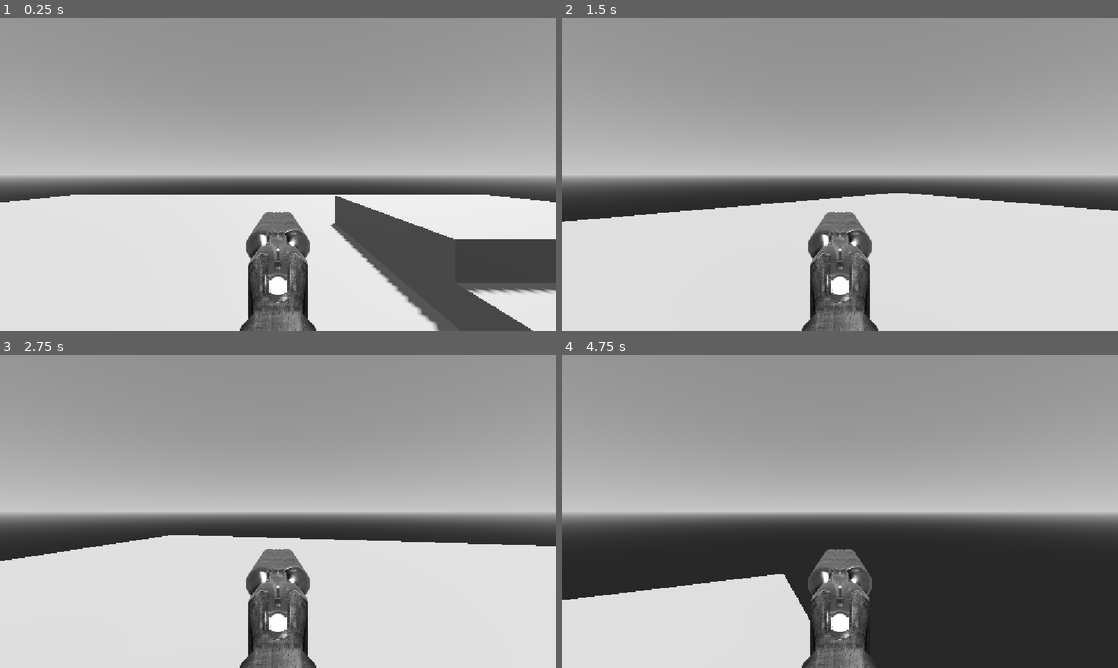
Above: before the commit, frames 1-4 (two rows, left to right).
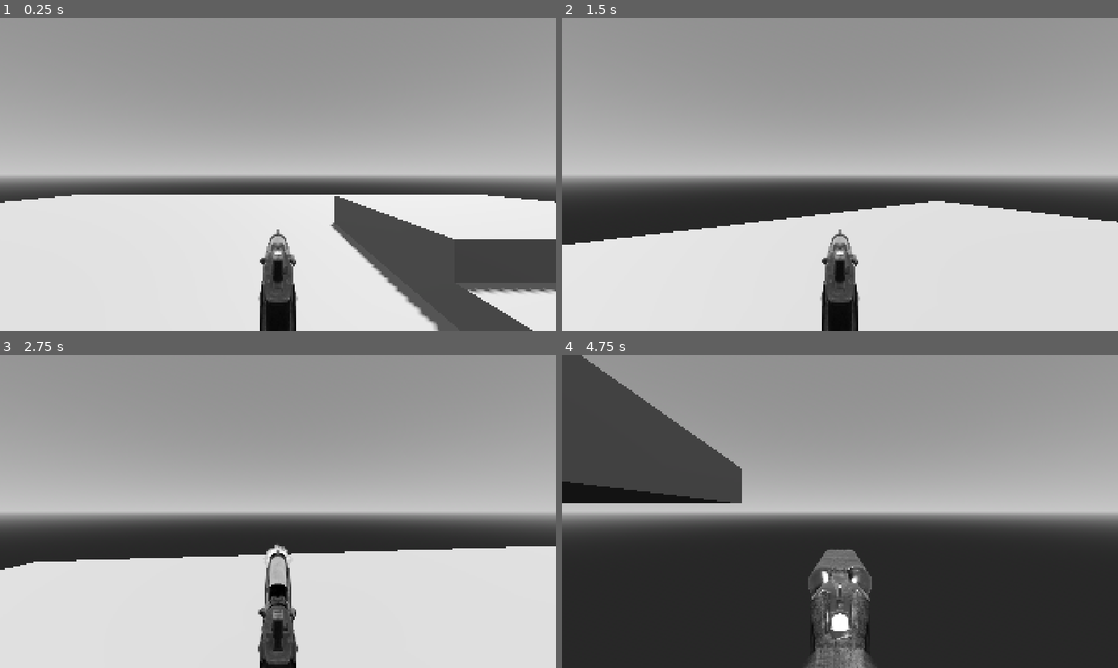
Above: after the commit, the same moments.

Repository: spheroidon/achromatic
Game: Godot game, scene res://scenes/dev_level.tscn
Two runs of this game, one before a commit and one after it. Both use one fixed random seed, a clock stepped at 60 frames per second and the inputs below.
Inputs (mouse positions are in pixels of both pictures, inside the frame that each line leads up to):
- Up to frame 1 (0.25 s): no input
- Up to frame 2 (1.5 s): tap Enter at 0.5 s; move the mouse to (962, 158) at 0.52 s; press the mouse at (962, 158) at 0.53 s; hold D (move_right) 0.53-1.28 s; tap Mouse wheel up (next_gun, bound only after the commit) at 0.8, 1.35 s; move the mouse to (812, 174) at 1.27 s; release the mouse at (812, 174) at 1.28 s; hold W (move_forwards) from 1.28 s (still down)
- Up to frame 3 (2.75 s): keep holding W (move_forwards); tap Mouse wheel down (previous_gun, bound only after the commit) at 1.55, 2.1 s; move the mouse to (289, 505) at 2.02 s; press the mouse at (289, 505) at 2.03 s
- Up to frame 4 (4.75 s): keep holding W (move_forwards); move the mouse to (834, 517) at 2.77 s; release the mouse at (834, 517) at 2.78 s; tap Shift (run) at 2.85 s; tap Mouse wheel up (next_gun, bound only after the commit) at 3.05, 4.35 s; move the mouse to (878, 514) at 3.52 s; press the mouse at (878, 514) at 3.53 s; tap Mouse wheel down (previous_gun, bound only after the commit) at 3.8 s; move the mouse to (795, 508) at 4.27 s; release the mouse at (795, 508) at 4.28 s; click (795, 508) at 4.55 s

The runs differ from the first frame. In frame 1, 3.7% of the frame differs, in the area x 0-100%, y 56-100%; in frame 2, 8.0%; in frame 3, 7.1%; in frame 4, 22%, in the area x 0-56%, y 0-100%.

Commit message:
Pistol + gun switching

Diff:
--- /dev/null
+++ b/assets/pistol/pistol.tres
@@ -0,0 +1,27 @@
+[gd_resource type="SpriteFrames" format=3 uid="uid://n8v37whadm7"]
+
+[ext_resource type="Texture2D" uid="uid://dd0noc0sfq266" path="res://assets/pistol/pistol_base.png" id="1_cc3qq"]
+[ext_resource type="Texture2D" uid="uid://cg83x0l26co51" path="res://assets/pistol/pistol_shoot_1.png" id="2_xyv2r"]
+[ext_resource type="Texture2D" uid="uid://cp8kysco85st8" path="res://assets/pistol/pistol_shoot_2.png" id="3_cffys"]
+
+[resource]
+animations = [{
+"frames": [{
+"duration": 1.0,
+"texture": ExtResource("1_cc3qq")
+}],
+"loop": 1,
+"name": &"default",
+"speed": 12.0
+}, {
+"frames": [{
+"duration": 1.0,
+"texture": ExtResource("2_xyv2r")
+}, {
+"duration": 0.5,
+"texture": ExtResource("3_cffys")
+}],
+"loop": 0,
+"name": &"shoot",
+"speed": 8.0
+}]
--- a/assets/shotgun/shotgun.tres
+++ b/assets/shotgun/shotgun.tres
@@ -19,37 +19,37 @@
 }],
 "loop": 1,
 "name": &"default",
-"speed": 5.0
+"speed": 12.0
 }, {
 "frames": [{
-"duration": 1.15,
+"duration": 1.4,
 "texture": ExtResource("2_hdh7l")
 }, {
-"duration": 1.2,
+"duration": 1.5,
 "texture": ExtResource("3_0mjtx")
 }, {
-"duration": 1.1,
+"duration": 1.4,
 "texture": ExtResource("4_vlad1")
 }, {
-"duration": 1.05,
+"duration": 1.1,
 "texture": ExtResource("5_oqag1")
 }, {
-"duration": 1.0,
+"duration": 1.05,
 "texture": ExtResource("6_6tj1n")
 }, {
 "duration": 0.95,
 "texture": ExtResource("7_ftmsj")
 }, {
-"duration": 0.9,
+"duration": 0.8,
 "texture": ExtResource("8_y2wor")
 }, {
-"duration": 1.0,
+"duration": 0.9,
 "texture": ExtResource("9_hb2oo")
 }, {
-"duration": 1.05,
+"duration": 0.35,
 "texture": ExtResource("10_8yc2o")
 }],
 "loop": 0,
 "name": &"shoot",
-"speed": 8.0
+"speed": 9.0
 }]
--- a/objects/character.gd
+++ b/objects/character.gd
@@ -4,10 +4,29 @@
 @export var sprint_speed: float = 14.0
 @export var max_health: float = 100
 
+const GUNS = [
+	{
+		"name": "Pistol",
+		"sprites": preload("res://assets/pistol/pistol.tres"),
+		"cooldown": 0.45
+	},
+	{
+		"name": "Shotgun",
+		"sprites": preload("res://assets/shotgun/shotgun.tres"),
+		"cooldown": 1.4
+	}
+]
+var gun_index = 0
+var current_shoot_cooldown: float = 0.0
+
 var sprinting: bool = false
 
 @onready var camera: Camera3D = $Camera
+@onready var gun_image: AnimatedTextureRect = $Guns/Control/GunImage
 @onready var stair_handler: CollisionShape3D = $StairHandler
+
+func _ready():
+	switch_gun()
 
 func _unhandled_input(event: InputEvent) -> void:
 	if event is InputEventMouseButton:
@@ -21,6 +40,15 @@
 			#camera.rotate_x(-event.relative.y * 0.008)
 
 func _physics_process(delta: float) -> void:
+	# Cooldowns
+	if current_shoot_cooldown > 0:
+		current_shoot_cooldown -= delta
+
+	# Animations
+	if not gun_image.is_playing() and gun_image.current_animation == "shoot":
+		gun_image.play("default")
+
+	# Movement
 	if not is_on_floor():
 		velocity += get_gravity() * delta
 
@@ -47,3 +75,25 @@
 	if abs(input_dir.length()) > 0.1:
 		var offset = input_dir.normalized() * 0.6
 		stair_handler.position = Vector3(offset.x,-0.5,offset.y)
+
+	# Gun Switching
+	if Input.is_action_just_pressed("next_gun"):
+		gun_index += 1
+		if gun_index >= GUNS.size():
+			gun_index = 0
+		switch_gun()
+	if Input.is_action_just_pressed("previous_gun"):
+		gun_index -= 1
+		if gun_index < 0:
+			gun_index = GUNS.size()-1
+		switch_gun()
+
+	# Shooting
+	if Input.is_action_pressed("shoot") and current_shoot_cooldown <= 0:
+		current_shoot_cooldown = GUNS[gun_index]["cooldown"]
+		gun_image.play("shoot")
+
+func switch_gun():
+	gun_image.sprites = GUNS[gun_index]["sprites"]
+	gun_image.stop()
+	gun_image.play("default")
--- a/objects/gun_image.gd
+++ b/objects/gun_image.gd
@@ -1,4 +1,4 @@
-extends TextureRect
+class_name AnimatedTextureRect extends TextureRect
 
 @export var sprites: SpriteFrames
 @export var current_animation: String = "default"
@@ -29,7 +29,7 @@
 		frame_delta = 0
 
 func play(animation_name: String = current_animation):
-	frame_index = 0
+	frame_index = -1
 	frame_delta = 0.0
 	current_animation = animation_name
 	_get_animation_data(current_animation)
@@ -45,16 +45,21 @@
 	frame_index = 0
 	playing = false
 
+func is_playing():
+	return playing
+
 func _get_next_frame():
 	frame_index += 1
 	var frame_count = sprites.get_frame_count(current_animation)
 	if frame_index >= frame_count:
-		frame_index = 0
 		if not sprites.get_animation_loop(current_animation):
+			frame_index -= 1
 			playing = false
+		else:
+			frame_index = 0
 	_get_animation_data(current_animation)
 	return sprites.get_frame_texture(current_animation,frame_index)
 
 func _get_animation_data(animation_name: String = current_animation):
 	fps = sprites.get_animation_speed(animation_name)
-	refresh_rate = sprites.get_frame_duration(animation_name, frame_index)
+	refresh_rate = sprites.get_frame_duration(animation_name, frame_index||0)
--- a/project.godot
+++ b/project.godot
@@ -17,6 +17,9 @@
 
 [display]
 
+window/size/viewport_width=1920
+window/size/viewport_height=1080
+window/size/mode=2
 window/stretch/mode="canvas_items"
 window/stretch/aspect="expand"
 
@@ -63,6 +66,16 @@
 , Object(InputEventKey,"resource_local_to_scene":false,"resource_name":"","device":-1,"window_id":0,"alt_pressed":false …(183 unchanged characters)…
 ]
 }
+next_gun={
+"deadzone": 0.2,
+"events": [Object(InputEventMouseButton,"resource_local_to_scene":false,"resource_name":"","device":-1,"window_id":0,"alt_pressed":false,"shift_pressed":false,"ctrl_pressed":false,"meta_pressed":false,"button_mask":8,"position":Vector2(329, 21),"global_position":Vector2(338, 69),"factor":1.0,"button_index":4,"canceled":false,"pressed":true,"double_click":false,"script":null)
+]
+}
+previous_gun={
+"deadzone": 0.2,
+"events": [Object(InputEventMouseButton,"resource_local_to_scene":false,"resource_name":"","device":-1,"window_id":0,"alt_pressed":false,"shift_pressed":false,"ctrl_pressed":false,"meta_pressed":false,"button_mask":16,"position":Vector2(134, 4),"global_position":Vector2(143, 52),"factor":1.0,"button_index":5,"canceled":false,"pressed":true,"double_click":false,"script":null)
+]
+}
 
 [physics]
 
Binary file added: assets/pistol/pistol_base.png
Not shown, added: assets/pistol/pistol_base.png.import
Binary file added: assets/pistol/pistol_shoot_1.png
Not shown, added: assets/pistol/pistol_shoot_1.png.import
Binary file added: assets/pistol/pistol_shoot_2.png
Not shown, added: assets/pistol/pistol_shoot_2.png.import
Binary file added: assets/pistol/pistol_shoot_3.png
Not shown, added: assets/pistol/pistol_shoot_3.png.import
